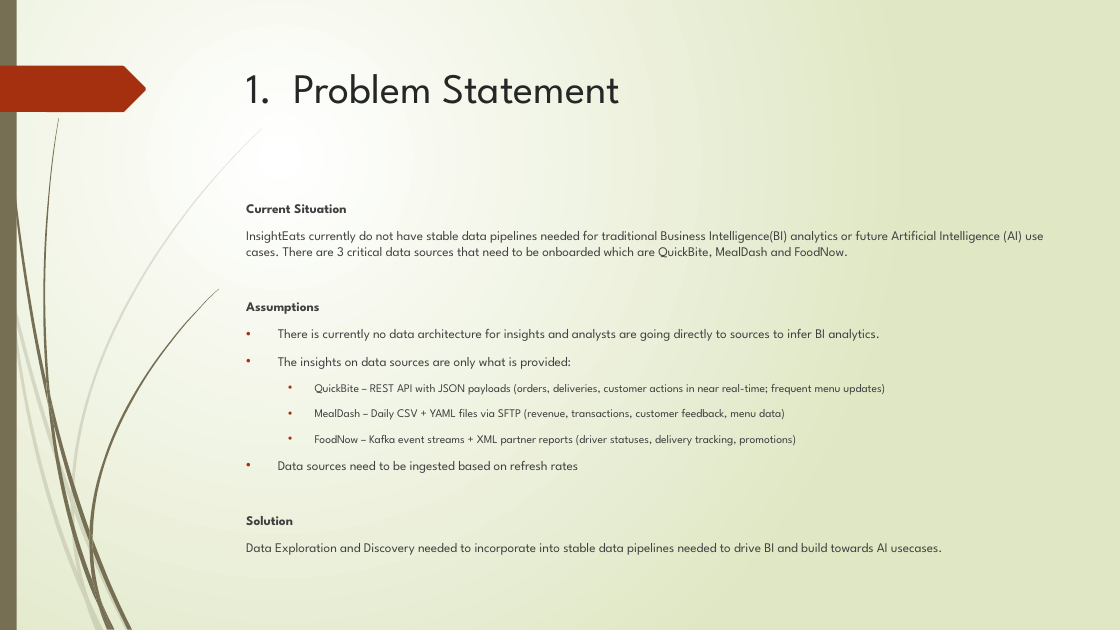
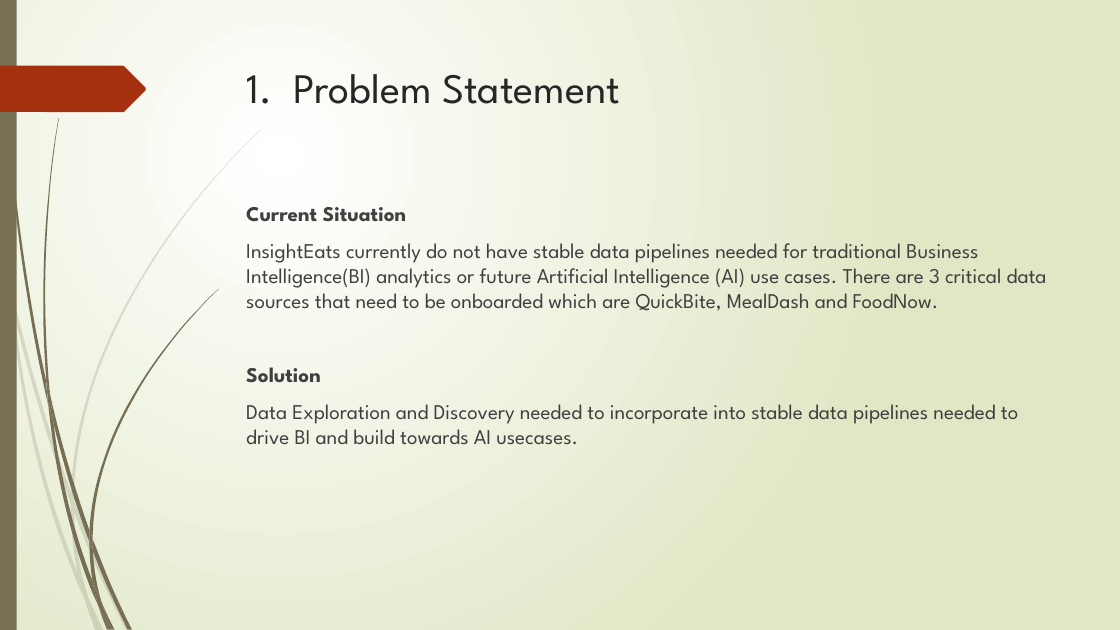
Before and after one commit to gabrielchanyk/food_insights_data_engineering, a slide deck: slide 3 of InsightEats Case Study.pptx. Drawn at 1120x630 pixels with LibreOffice and Linux fonts; fonts in the diff are those of the drawing. Boxes give left, top, right and bottom in pixels: in the first picture for what was removed or moved away, otherwise in the second. Text is boxed around its words. In the diff, an @@ line names an element or a change of style, - is before the commit and + after.

```diff
--- a/InsightEats Case Study.pptx
+++ b/InsightEats Case Study.pptx
@@ text "Current Situation" at (246,207,1047,444): size 11.2 to 18 pt @@
@@ text at (246,302,885,473): paragraphs removed @@
-Assumptions
-• There is currently no data architecture for insights and analysts are going directly to sources to infer BI analytics.
-• The insights on data sources are only what is provided:
-  • QuickBite – REST API with JSON payloads (orders, deliveries, customer actions in near real-time; frequent menu updates)
-  • MealDash – Daily CSV + YAML files via SFTP (revenue, transactions, customer feedback, menu data)
-  • FoodNow – Kafka event streams + XML partner reports (driver statuses, delivery tracking, promotions)
-• Data sources need to be ingested based on refresh rates
```
Also in this commit, not shown: 8 other slides changed, 1 slide added, 2 slides removed, 7 other files.
